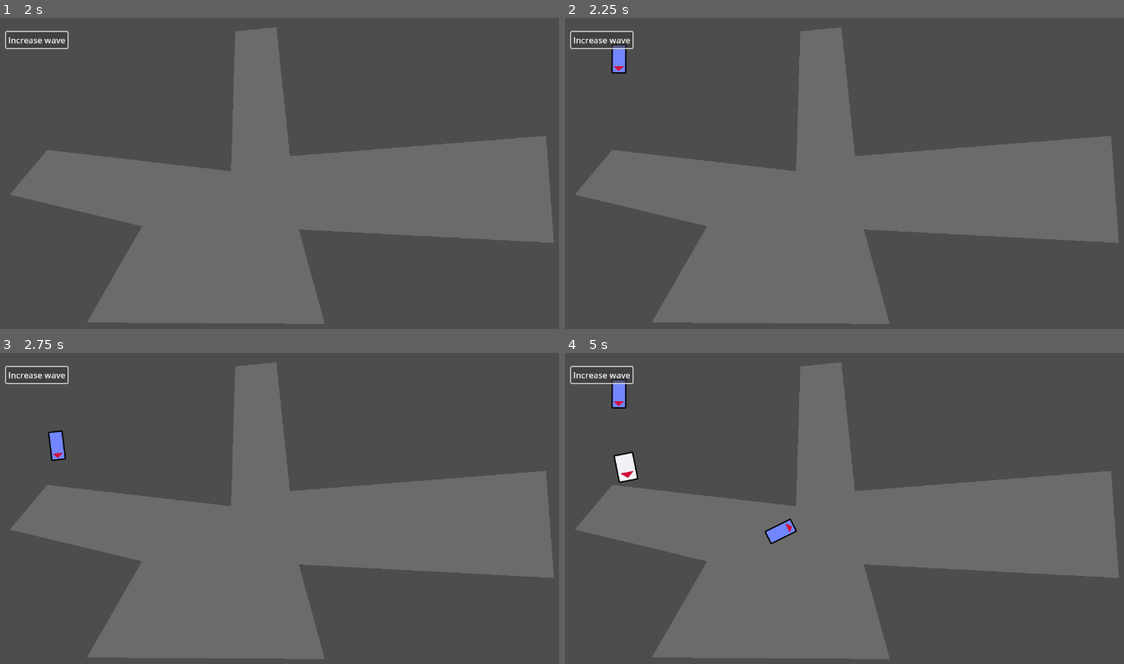
Above: before the commit, frames 1-4 (two rows, left to right).
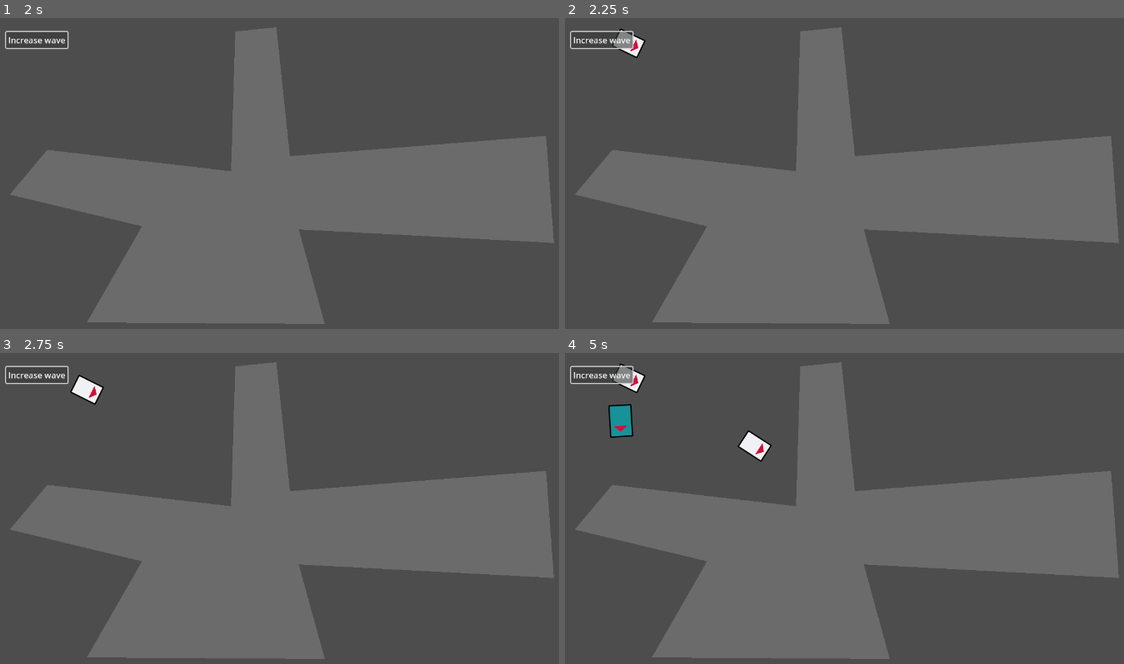
Above: after the commit, the same moments.

Repository: WinnerWind/omov-game
Game: Godot game, scene res://scenes/main.tscn
The game is run twice, just before and just after one commit, with the same random seed, the same clock (stepped at 60 frames per second) and the same inputs.
Inputs:
- Up to frame 1 (2 s): click "Increase wave" at 0.5 s; click "Increase wave" at 1.25 s
- Up to frame 2 (2.25 s): click "Increase wave" at 2 s
- Up to frame 3 (2.75 s): no input
- Up to frame 4 (5 s): no input

Frame 1 is identical in both runs. In frame 2, 0.5% of the frame differs, in the area x 8-15%, y 3-18%; in frame 3, 0.6%; in frame 4, 1.8%, in the area x 7-42%, y 3-62%.

Commit message:
Car Respawn misc update

Diff:
--- a/scripts/car_spawner.gd
+++ b/scripts/car_spawner.gd
@@ -24,6 +24,7 @@
 	timer.timeout.connect(queue_spawn)
 	timer.start(delay)
 
+var last_curve:Curve2D
 func queue_spawn() -> void:
 	if not vehicles_spawned >= number_of_vehicles_to_spawn:
 		var rand := randf()
@@ -34,7 +35,20 @@
 			vehicle = bike_packed.instantiate()
 		else: #bus spawn
 			vehicle = bus_packed.instantiate()
-		vehicle.curve = curves.pick_random()
+
+		var curve:Curve2D = curves.pick_random()
+
+		#Find a unique curve so we don't spawn in the same place twice in a row
+		while curve == last_curve: curve = curves.pick_random()
+		last_curve = curve
+		vehicle.curve = curve
 		add_child(vehicle)
 		timer.start(delay)
 		vehicles_spawned += 1
+
+func reverse_curve2d_points(curve:Curve2D) -> Curve2D:
+	#https://forum.godotengine.org/t/can-we-reverse-path2d-direction-in-godot/50018
+	var new_curve=Curve2D.new()
+	for i in range(curve.point_count-1,-1,-1):
+		new_curve.add_point(curve.get_point_position(i))
+	return new_curve
